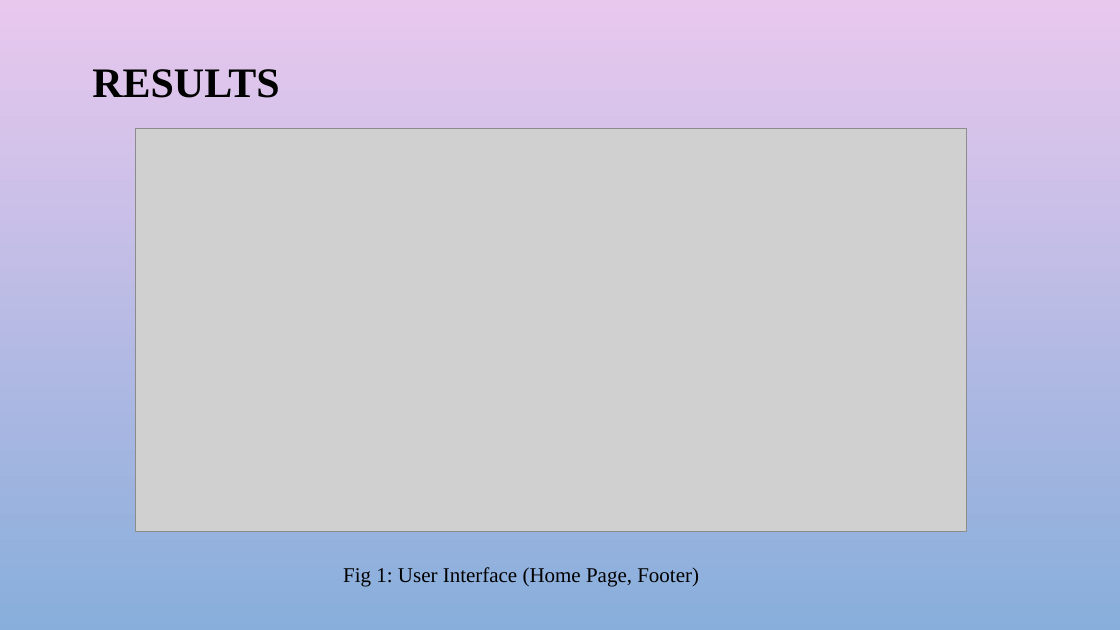
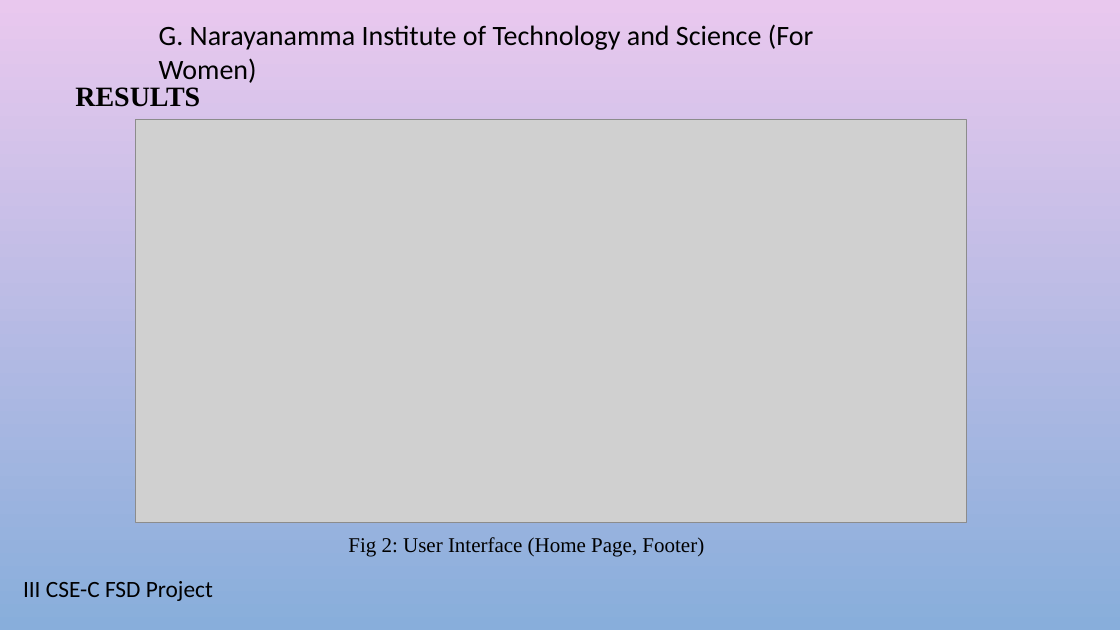
Before and after one commit to AkhilaS17/PlacePrepPortal, a slide deck: slide 6 of Placeprep.pptx. Drawn at 1120x630 pixels with LibreOffice and Linux fonts; fonts in the diff are those of the drawing; grey boxes stand for pictures; background and template pictures are left out. Boxes give left, top, right and bottom in pixels: in the first picture for what was removed or moved away, otherwise in the second. Text is boxed around its words. In the diff, an @@ line names an element or a change of style, - is before the commit and + after.

```diff
--- a/Placeprep.pptx
+++ b/Placeprep.pptx
@@ text added at box(159, 24, 813, 83), 24 pt, text #000000 @@
+G. Narayanamma Institute of Technology and Science (For Women)
@@ title "RESULTS": place and size @@
-title "RESULTS" at box(92, 69, 279, 98)
+title "RESULTS" at box(75, 87, 200, 107)
@@ title "RESULTS" at box(75, 87, 200, 107): size 36 to 24 pt @@
@@ picture: place and size @@
-picture at box(135, 129, 967, 532)
+picture at box(135, 119, 967, 523)
@@ text at box(348, 537, 704, 557): text changed @@
-Fig 1: User Interface (Home Page, Footer)
+Fig 2: User Interface (Home Page, Footer)
@@ text added at box(23, 581, 213, 601), 20 pt, text #000000 @@
+III CSE-C FSD Project
```
Also in this commit, not shown: 12 other slides changed.
